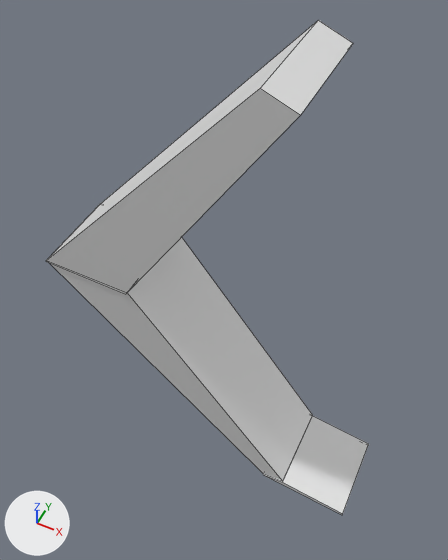
The Blender file Assets/untitled.blend: old version first, new version second.
Rendered twice from a 50 mm camera at (4.07, -7.32, 9.52) aimed at (0.37, 0.07, 0.28). Every picture has the same lights, and +X, +Y and +Z are marked at lower left. Mesh edges are drawn as thin lines.

Before the edit, the objects in view are built like this:
```python
mat_material = principled_material('Material')
mat_material.base_color = (0.8, 0.8, 0.8)  # white #e7e7e7
mat_material.roughness = 0.4
me_cube = bpy.data.meshes.new('Cube')
me_cube.from_pydata(...)  # 24 vertices, 18 faces; spans x -1.0..1.03, y -4.03..3.23, z -5.15..5.4
me_cube.materials.append(mat_material)  # white #e7e7e7
# before: 20 (-1.0, -4.03, -5.15) at pixel (342, 515), 21 (-1.0, -4.03, -5.08) at pixel (342, 513), 22 (1.0, -4.03, -5.15) at pixel (368, 445), 23 (1.0, -4.03, -5.08) at pixel (368, 443)
ob_cube = bpy.data.objects.new('Cube', me_cube)
ob_cube.location = (0.0, 0.0, 0.0)
ob_cube.rotation_euler = (0.0, 0.0, 1.571)  # degrees (0, 0, 90)
```
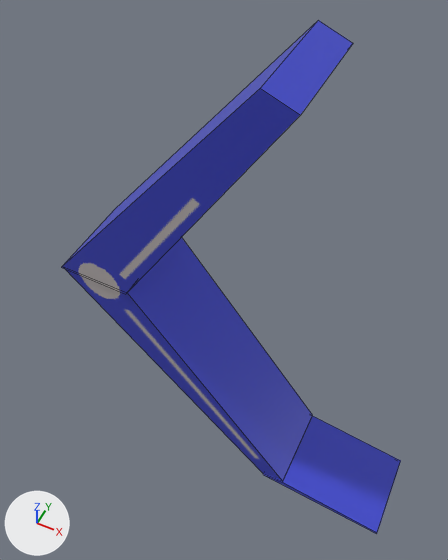
Pixel boxes (x1, y1, x2, y2) of what changed, in the pictures (448 x 560 px; the box of a moved part takes in the faces that stretch with it):
'Cube', surface changed, reshaped (grey to blue): before (46, 20, 369, 515); after (61, 20, 401, 534)
part 1 of me_cube, moved or reshaped: before (46, 23, 316, 481); after (61, 23, 316, 481)
part 2 of me_cube, moved or reshaped: before (264, 416, 369, 515); after (264, 416, 401, 534)

The change, as a diff of the scene's bpy script:
```diff
--- a/Assets/untitled.blend.py
+++ b/Assets/untitled.blend.py
@@ img_arm_png @@
+img_arm_png = load_image('arm.png', 'arm.png', 350, 700, 'sRGB')
@@ mat_material @@
 mat_material = principled_material('Material')
-mat_material.base_color = (0.8, 0.8, 0.8)  # white #e7e7e7
+mat_material.texture = img_arm_png
 mat_material.roughness = 0.4
@@ me_cube @@
 me_cube.from_pydata(...)  # 24 vertices, 18 faces; spans x -1.0..1.03, y -4.03..3.23, z -5.15..5.4
 # used by ob_cube; location = (0.0, 0.0, 0.0); rotation_euler = (0.0, 0.0, 1.571), in degrees (0, 0, 90)
-me_cube.vertices[1].co = (1.0, 3.23, 0.13)  # pixel (100, 204)
-me_cube.vertices[5].co = (-1.0, 3.23, 0.13)  # pixel (45, 261)
-me_cube.vertices[9].co = (-0.97, 3.23, 0.14)  # pixel (46, 260)
-me_cube.vertices[13].co = (1.03, 3.23, 0.14)  # pixel (100, 203)
+# me_cube part 1
+me_cube.vertices[1].co = (1.0, 2.85, 0.13)  # pixel (114, 209)
+me_cube.vertices[5].co = (-1.0, 2.85, 0.13)  # pixel (61, 267)
+me_cube.vertices[9].co = (-0.97, 2.84, 0.14)  # pixel (62, 266)
+me_cube.vertices[13].co = (1.03, 2.84, 0.14)  # pixel (115, 208)
+# me_cube part 2
+for i in [*range(20, 24)]: me_cube.vertices[i].co += Vector((0.0, -0.86, -0.15))
 me_cube.materials.append(mat_material)
```
